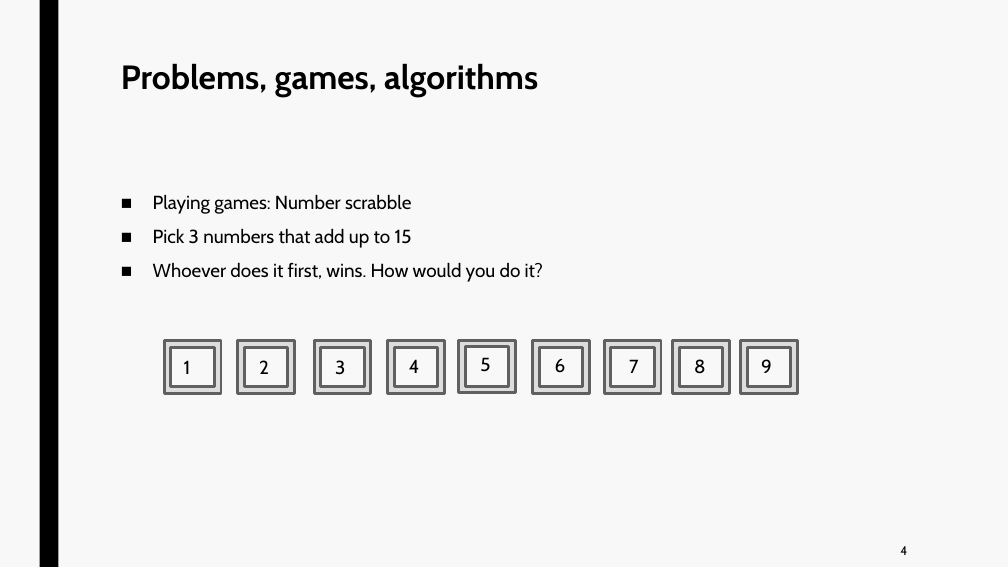
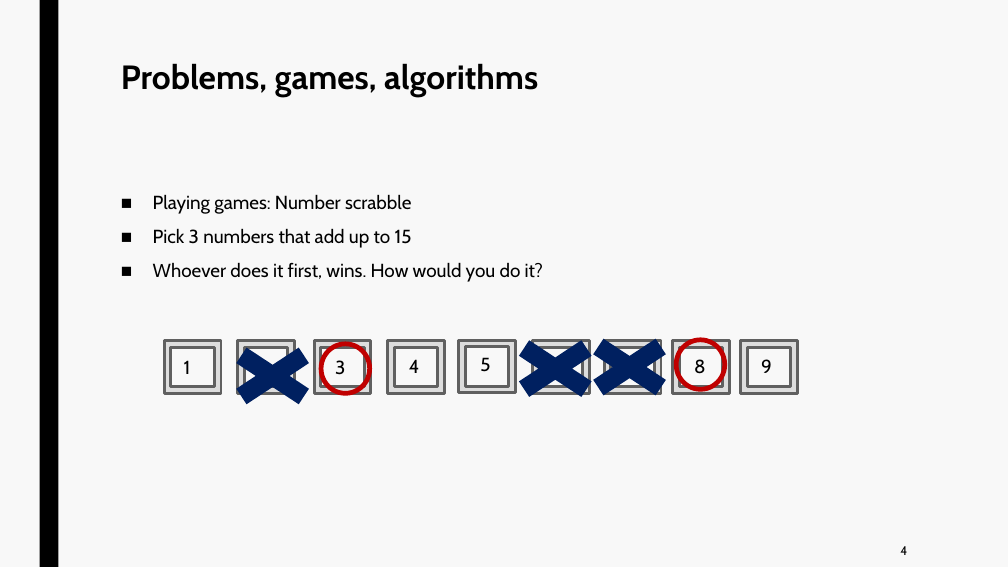
Before and after one commit to jurtasun/presentations, a slide deck: slide 3 of 202306_LMS_Complexity/202306_LMS_Complexity.ppt. Drawn at 1008x567 pixels with LibreOffice and Linux fonts; fonts in the diff are those of the drawing. Boxes give left, top, right and bottom in pixels: in the first picture for what was removed or moved away, otherwise in the second. Text is boxed around its words. In the diff, an @@ line names an element or a change of style, - is before the commit and + after.

```diff
--- a/202306_LMS_Complexity/202306_LMS_Complexity.ppt
+++ b/202306_LMS_Complexity/202306_LMS_Complexity.ppt
@@ cross added at <box>495,329,616,408</box>, fill #002060 @@
@@ cross added at <box>569,327,690,407</box>, fill #002060 @@
@@ cross added at <box>212,337,333,416</box>, fill #002060 @@
@@ ellipse added at <box>321,344,370,393</box>, outline #C00000 4.5 pt @@
@@ ellipse added at <box>676,340,724,389</box>, outline #C00000 4.5 pt @@
```
Also in this commit, not shown: 1 other slide changed, 8 slides added, 3 slides removed.
